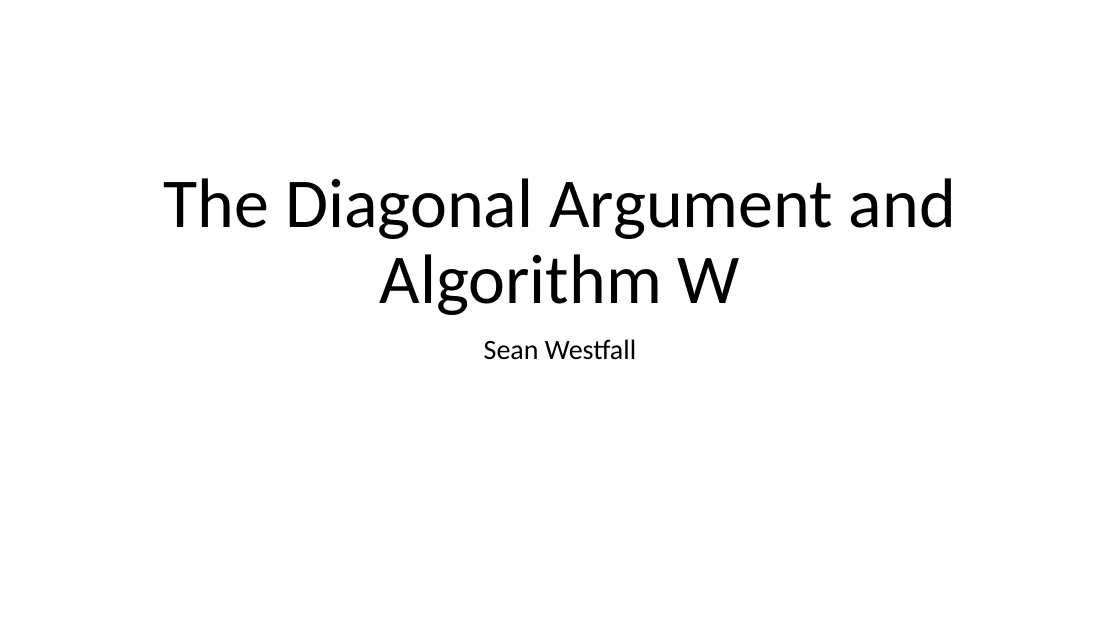
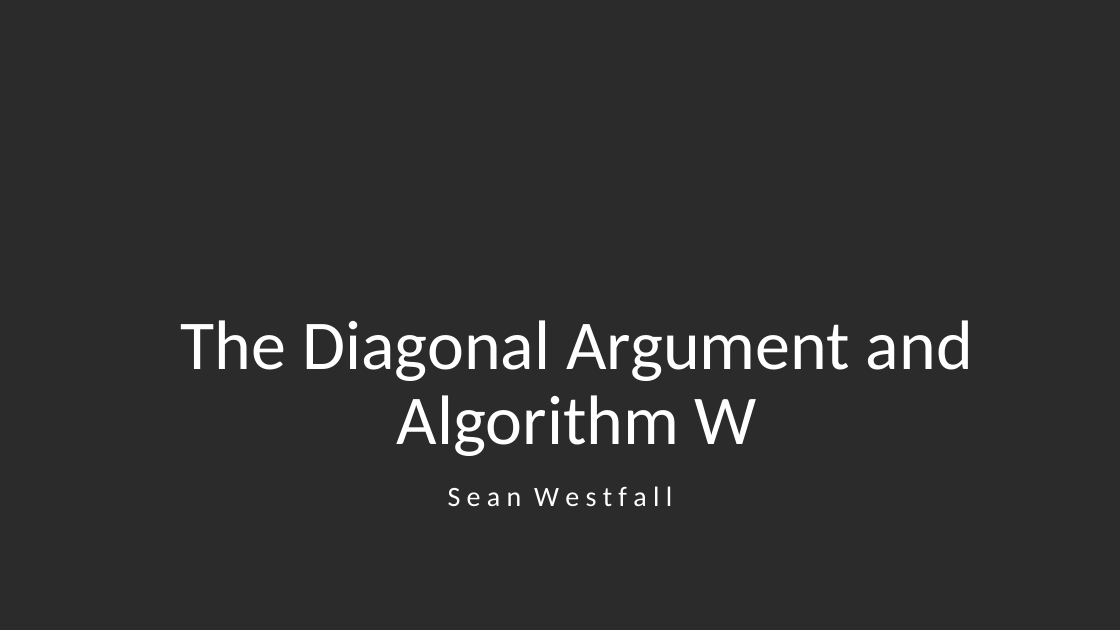
Before and after one commit to seanwestfall/algorithm_w_presentation, a slide deck: slide 1 of Presentation1.pptx. Drawn at 1120x630 pixels with LibreOffice and Linux fonts; fonts in the diff are those of the drawing; background and template pictures are left out; a plain dark background stands for a picture behind light text. Boxes give left, top, right and bottom in pixels: in the first picture for what was removed or moved away, otherwise in the second. Text is boxed around its words. In the diff, an @@ line names an element or a change of style, - is before the commit and + after.

Commit message:
Update presentation

```diff
--- a/Presentation1.pptx
+++ b/Presentation1.pptx
@@ background #FFFFFF to picture (left out) @@
@@ title "The Diagonal Argument and Algorithm ..." moved from (x1=164, y1=178, x2=956, y2=315) to (x1=181, y1=320, x2=973, y2=456) @@
@@ title "The Diagonal Argument and Algorithm ..." at (x1=181, y1=320, x2=973, y2=456): text colour #000000 to #FFFFFF @@
@@ subtitle removed at (x1=484, y1=339, x2=636, y2=360) @@
-Sean Westfall
@@ subtitle added at (x1=448, y1=486, x2=672, y2=506), 24 pt, text #FFFFFF @@
+S e a n W e s t f a l l
```
Also in this commit, not shown: 2 other slides changed, 7 slides added.
